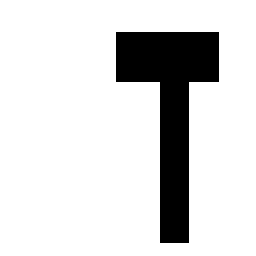
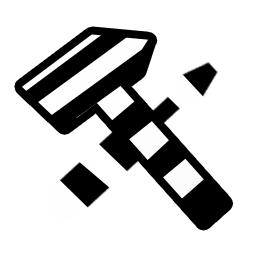
Layers edited between the first and the second 256px x 256px image:
added layer "Layer 2" above "Rectangle 2" over (14, 26, 208, 213)
painted on "Rectangle 2" over (22, 32, 226, 223)
removed layer "Rectangle 1" over (160, 76, 189, 243)
added layer "Layer 4" above "Layer 3" over (28, 64, 209, 236)
added layer "Layer 3" above "Layer 1" over (45, 61, 218, 223)
